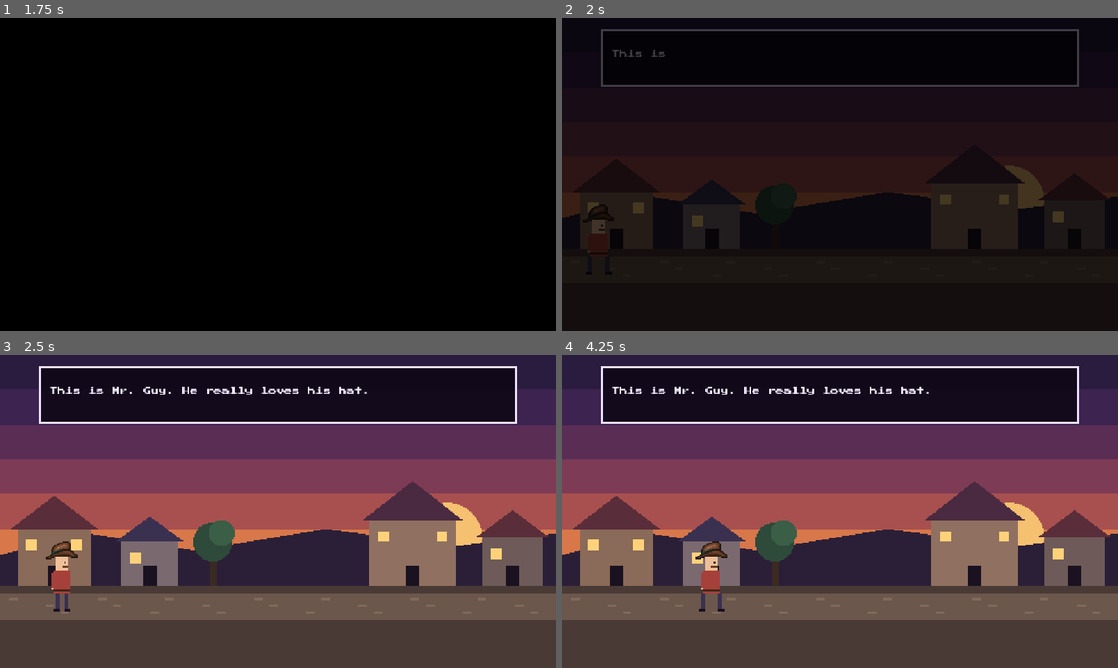
Above: before the commit, frames 1-4 (two rows, left to right).
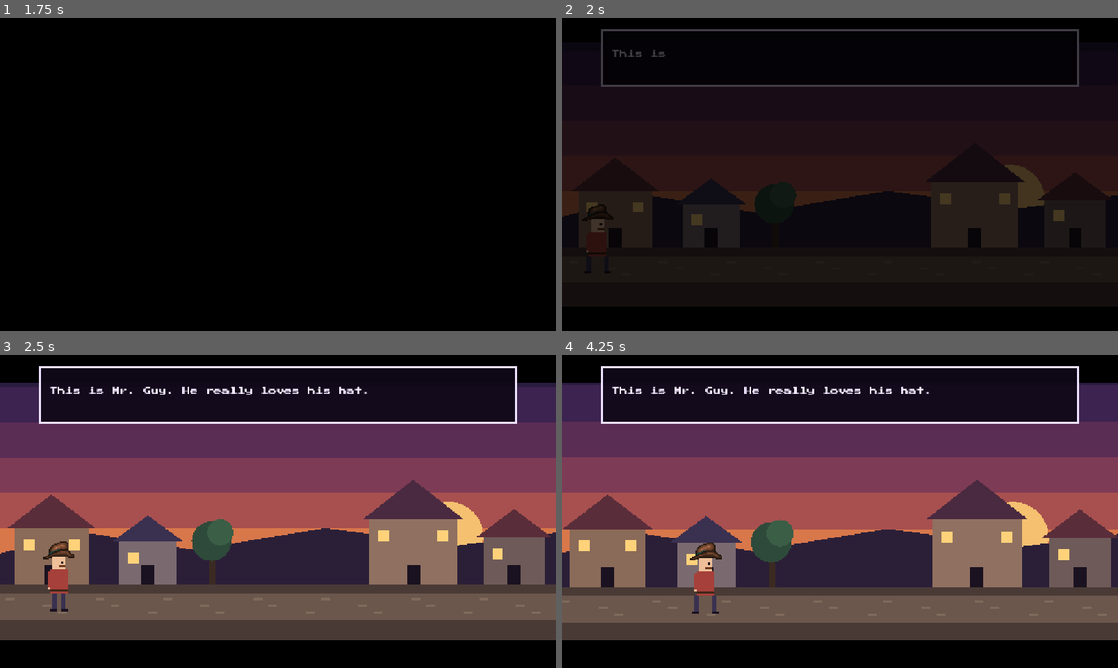
Above: after the commit, the same moments.

Repository: xerces22/recoil
Game: Godot game, scene res://intro.tscn
Same seed, same stepped clock (60 frames per second), same inputs: the game is played once before the commit and once after it. Sound files missing from this copy of the repository are replaced by a short silence.
Inputs (mouse positions are in pixels of both pictures, inside the frame that each line leads up to):
- Up to frame 1 (1.75 s): tap Enter at 0.5 s; move the mouse to (400, 158) at 0.52 s; tap R at 0.6 s; click (400, 158) at 0.67 s; click "New Game" at 1.25 s
- Up to frame 2 (2 s): no input
- Up to frame 3 (2.5 s): move the mouse to (166, 527) at 2.02 s; tap R at 2.1 s; click (166, 527) at 2.17 s
- Up to frame 4 (4.25 s): move the mouse to (895, 442) at 2.77 s; tap R at 2.85, 3.6 s; click (895, 442) at 2.92 s; move the mouse to (812, 574) at 3.52 s; click (812, 574) at 3.67 s

Frame 1 is identical in both runs. In frame 2, 0.6% of the frame differs, in the area x 0-100%, y 44-77%; in frame 3, 17%; in frame 4, 21%, in the area x 0-100%, y 0-100%.

Commit message:
Storyboard: typing blips, black bars, push-in camera, punches and SFX
Soft typing blip per couple of characters, pitched by speaker. Cinematic black
bars slide in and out. The camera pushes in slowly on every panel with a gentle
handheld drift, and punches/shakes on the bump, wand, zap and shotgun moments.
Footsteps on walking panels, a page-turn tick per panel, a thud on the throw.

Diff:
--- a/story_intro.gd
+++ b/story_intro.gd
@@ -18,6 +18,13 @@
 const SFX_ZAP := preload("res://assets/sfx/portal.wav")
 const SFX_BLAST := preload("res://assets/sfx/shotgun_blast_mossberg_1.wav")
 const SFX_WHOOSH := preload("res://assets/sfx/fall_wind_loop.ogg")
+const SFX_TYPE := preload("res://assets/sfx/impactWood_light_002.ogg")
+const SFX_STEP := preload("res://assets/sfx/impactWood_light_000.ogg")
+const SFX_PAGE := preload("res://assets/sfx/impactPlank_medium_001.ogg")
+const SFX_THROW := preload("res://assets/sfx/impactSoft_heavy_000.ogg")
+## Cinematic black bars, and how far the camera pushes in over one panel.
+const BAR_H := 64.0
+const PUSH_IN := 0.07
 
 const S := 5.0             # screen pixels per art pixel (256 x 144 art -> 1280 x 720)
 const GROUND := 118        # where feet stand
@@ -91,6 +98,12 @@
 var _prompt: Label
 var _fade: ColorRect
 var _sfx: AudioStreamPlayer
+var _blip: AudioStreamPlayer
+var _bars: Array[ColorRect] = []
+var _typed_chars := 0
+var _punch := 0.0       # quick zoom kick on big moments
+var _shake := 0.0
+var _step_frame := -1
 
 
 func _ready() -> void:
@@ -107,6 +120,15 @@
 	_stage = Node2D.new()
 	_stage.draw.connect(_draw_stage)
 	add_child(_stage)
+
+	for top in [true, false]:
+		var bar := ColorRect.new()
+		bar.color = Color.BLACK
+		bar.mouse_filter = Control.MOUSE_FILTER_IGNORE
+		bar.size = Vector2(1280, BAR_H)
+		bar.position = Vector2(0, -BAR_H if top else 720.0)
+		add_child(bar)
+		_bars.append(bar)
 
 	# Comic-style speech box along the top, over the sky.
 	_box = Panel.new()
@@ -143,7 +165,13 @@
 
 	_sfx = AudioStreamPlayer.new()
 	_sfx.bus = &"SFX"
+	_sfx.max_polyphony = 4
 	add_child(_sfx)
+	_blip = AudioStreamPlayer.new()
+	_blip.bus = &"SFX"
+	_blip.max_polyphony = 3
+	_blip.volume_db = -22.0
+	add_child(_blip)
 
 
 func _label(size_px: int, colour: Color) -> Label:
@@ -159,7 +187,14 @@
 	get_tree().paused = true
 	_index = -1
 	_fade.modulate.a = 1.0
+	_slide_bars(true)
 	_next()
+
+
+func _slide_bars(show: bool) -> void:
+	var tween := create_tween().set_parallel().set_trans(Tween.TRANS_CUBIC).set_ease(Tween.EASE_OUT)
+	tween.tween_property(_bars[0], "position:y", 0.0 if show else -BAR_H, 0.6)
+	tween.tween_property(_bars[1], "position:y", 720.0 - BAR_H if show else 720.0, 0.6)
 
 
 ## Turn the page. Same place: cut straight to the next panel and let the camera glide.
@@ -195,7 +230,9 @@
 	_who.visible = panel.who != ""
 	_text.text = panel.text
 	_text.visible_ratio = 0.0
+	_typed_chars = 0
 	_prompt.visible = false
+	_play(SFX_PAGE, -20.0, randf_range(1.1, 1.3))
 	if snap_camera:
 		_zoom = panel.zoom
 		_at = panel.at
@@ -203,18 +240,43 @@
 	match panel.shot:
 		"bump":
 			_play(SFX_BUMP)
+			_punch = 0.12
+			_shake = 6.0
+		"guy_mad", "witch_mad":
+			_punch = 0.05
+		"wand_up":
+			_punch = 0.06
+			_shake = 2.0
 		"zap":
 			_play(SFX_ZAP)
 			_flash = 1.0
+			_punch = 0.18
+			_shake = 10.0
 		"shotgun":
 			_play(SFX_BLAST)
+			_punch = 0.1
+			_shake = 8.0
+		"throw":
+			_play(SFX_THROW, -6.0, 0.8)
+			_shake = 4.0
 		"fall":
 			_play(SFX_WHOOSH)
 
 
-func _play(stream: AudioStream) -> void:
+func _play(stream: AudioStream, volume_db := 0.0, pitch := 1.0) -> void:
 	_sfx.stream = stream
+	_sfx.volume_db = volume_db
+	_sfx.pitch_scale = pitch
 	_sfx.play()
+
+
+## Soft typing blip, pitched by who is talking: the witch low, Mr. Guy mid, narrator high.
+func _type_blip() -> void:
+	var who: String = PANELS[_index].who
+	var base := 0.75 if who == "MRS. SANDWITCH" else (1.0 if who == "MR. GUY" else 1.35)
+	_blip.stream = SFX_TYPE
+	_blip.pitch_scale = base * randf_range(0.94, 1.06)
+	_blip.play()
 
 
 func _ready_to_turn() -> bool:
@@ -236,17 +298,34 @@
 		_zoom = lerpf(_zoom, panel.zoom, ease)
 		_at = _at.lerp(panel.at, ease)
 		_dread = lerpf(_dread, panel.dread, ease)
+		# Footsteps on the walking panels.
+		if panel.shot in ["walk_in", "walk_on", "carry"] and _t < panel.act:
+			var frame := int(_t * 6.0)
+			if frame != _step_frame:
+				_step_frame = frame
+				_play(SFX_STEP, -18.0, randf_range(0.9, 1.1))
 		if not _typed:
 			_text.visible_ratio = minf(_t / maxf(_text.text.length() * TYPE_SPEED, 0.2), 1.0)
 			_typed = _text.visible_ratio >= 1.0
+			var shown := int(_text.visible_ratio * _text.text.length())
+			if shown > _typed_chars:
+				if shown % 2 == 0 and _text.text[shown - 1] != " ":
+					_type_blip()
+				_typed_chars = shown
 		else:
 			_shown_for += delta
 			_prompt.visible = _ready_to_turn()
 			_prompt.modulate.a = 0.55 + 0.45 * sin(_shown_for * 5.0)
 			if _ready_to_turn() and _shown_for > AUTO_HOLD:
 				_next()
-	_stage.scale = Vector2(_zoom, _zoom)
-	_stage.position = Vector2(640, 360) - _at * S * _zoom
+	_punch = maxf(_punch - delta * 0.6, 0.0)
+	_shake = maxf(_shake - delta * 20.0, 0.0)
+	var push := 1.0 + minf(_t * 0.012, PUSH_IN) + _punch
+	var zoom := _zoom * push
+	var drift := Vector2(sin(_t * 0.5) * 0.8, cos(_t * 0.37) * 0.5)
+	var jolt := Vector2(randf_range(-1, 1), randf_range(-1, 1)) * _shake
+	_stage.scale = Vector2(zoom, zoom)
+	_stage.position = Vector2(640, 360) - (_at + drift) * S * zoom + jolt
 	_stage.queue_redraw()
 
 
@@ -268,6 +347,7 @@
 
 
 func _close() -> void:
+	_slide_bars(false)
 	visible = false
 	get_tree().paused = false
 	finished.emit()
